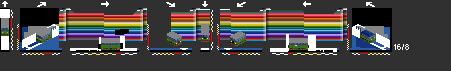
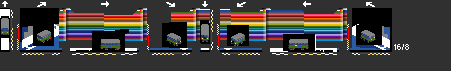
Comparing the layer stacks of the two w=451, h=71 images. Changes:
painted on "öcjlights" over [37, 37, 375, 38]
painted on "ÖCJ" over [49, 30, 375, 40]
painted on "1" over [1, 18, 376, 50]
